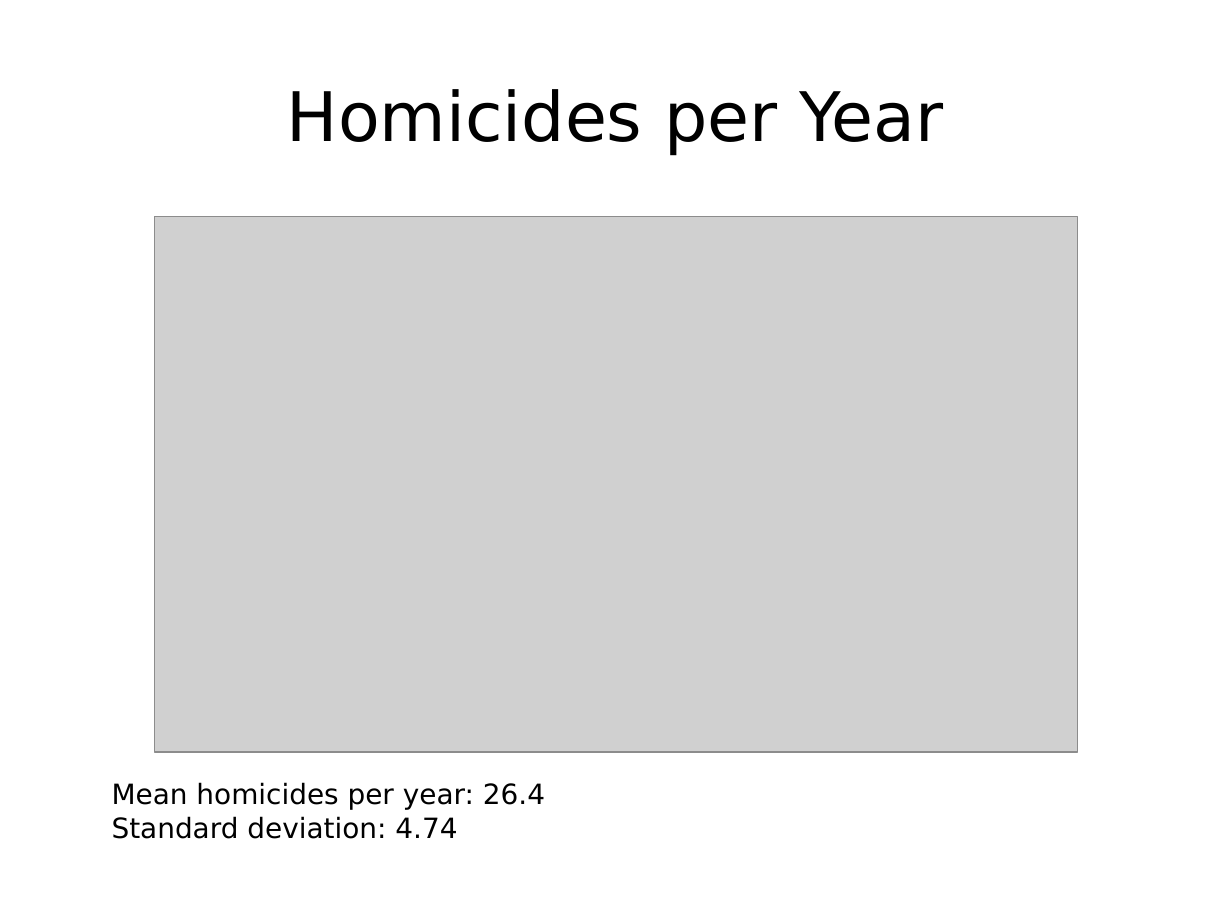
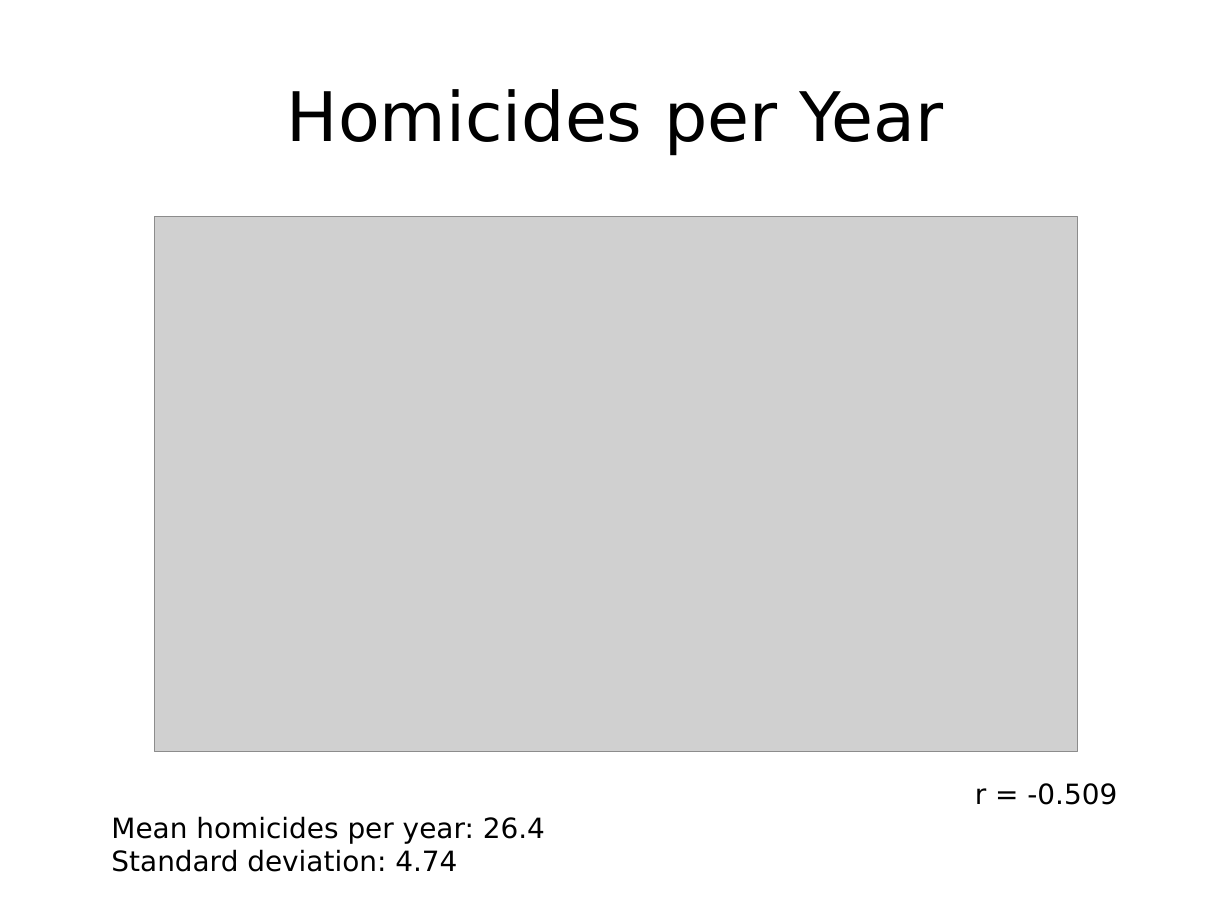
Before and after one commit to ptrbates/portland_crime_analysis, a slide deck: slide 6 of docs/Bates_presentation.pptx. Drawn at 1232x924 pixels with LibreOffice and Linux fonts; fonts in the diff are those of the drawing; grey boxes stand for pictures. Boxes give left, top, right and bottom in pixels: in the first picture for what was removed or moved away, otherwise in the second. Text is boxed around its words. In the diff, an @@ line names an element or a change of style, - is before the commit and + after.

```diff
--- a/docs/Bates_presentation.pptx
+++ b/docs/Bates_presentation.pptx
@@ text at (975,783,1117,805): paragraph added @@
+r = -0.509
```
Also in this commit, not shown: 7 other slides changed, 5 slides added, 10 other files.
